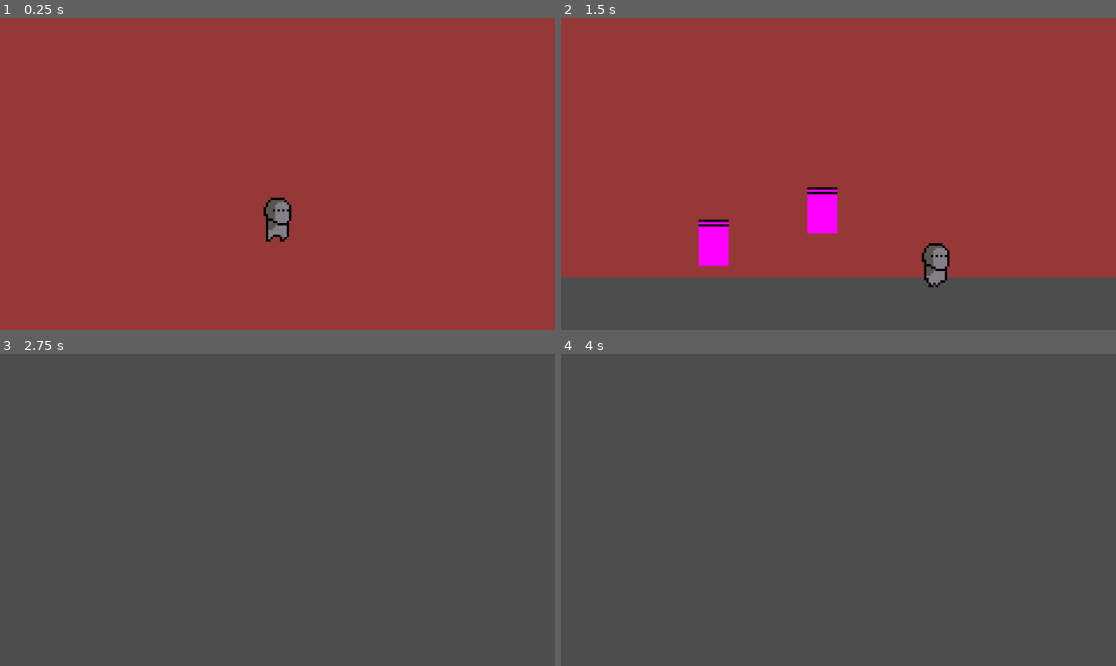
Above: before the commit, frames 1-4 (two rows, left to right).
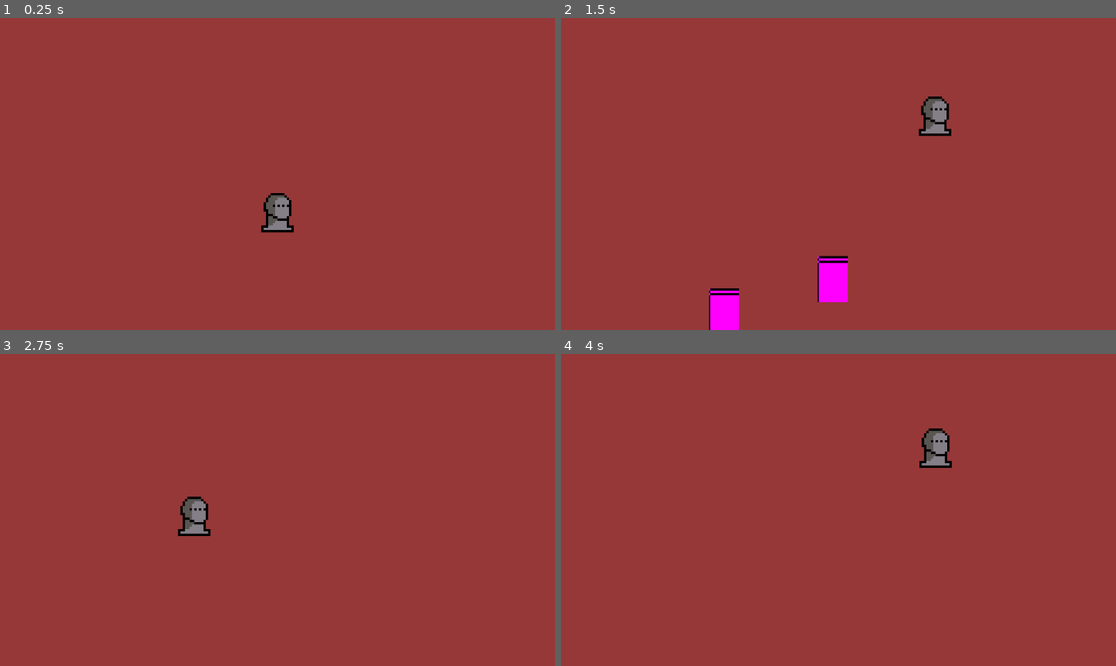
Above: after the commit, the same moments.

Repository: Muircat/gamejam2.0
Game: Godot game, scene res://testlevel.tscn
The game is run twice, just before and just after one commit, with the same random seed, the same clock (stepped at 60 frames per second) and the same inputs.
Inputs:
- Up to frame 1 (0.25 s): no input
- Up to frame 2 (1.5 s): hold D (move_right) from 0.53 s (still down); tap Space (jump) at 0.6, 0.77, 1.07, 1.35 s
- Up to frame 3 (2.75 s): tap Space (jump) at 1.52, 1.82, 2.1 s; release D (move_right) at 2.03 s; hold A (move_left) from 2.03 s (still down)
- Up to frame 4 (4 s): release A (move_left) at 2.78 s; hold D (move_right) from 2.78 s (still down); tap Space (jump) at 2.85, 3.02, 3.32, 3.6, 3.77 s

The runs differ from the first frame. In frame 1, 0.4% of the frame differs, in the area x 47-53%, y 56-72%; in frame 2, 20%; in frame 3, 100%; in frame 4, 100%, in the area x 0-100%, y 0-100%.

Commit message:
code fix

Diff:
--- a/testcharacterscript.gd
+++ b/testcharacterscript.gd
@@ -9,9 +9,8 @@
 func _physics_process(delta):
 	if not is_on_floor():
 		velocity.y += gravity * delta
-
-	if Input.is_action_just_pressed("jump") and is_on_floor():
-		velocity.y = jumpvel
+		if Input.is_action_just_pressed("jump"):
+			velocity.y = jumpvel
 
 	var direction := Input.get_axis("move_left", "move_right")
 	velocity.x = direction * speed
@@ -20,11 +19,6 @@
 	if not is_on_floor():
 		$AnimatedSprite2D.play("jump")
 	elif direction != 0:
-		$AnimatedSprite2D.play("run")
-	else:
-		$AnimatedSprite2D.play("idle")
-
-	if direction != 0:
 		faceway = sign(direction)
 		velocity.x = direction * speed
 		$AnimatedSprite2D.play("run")
